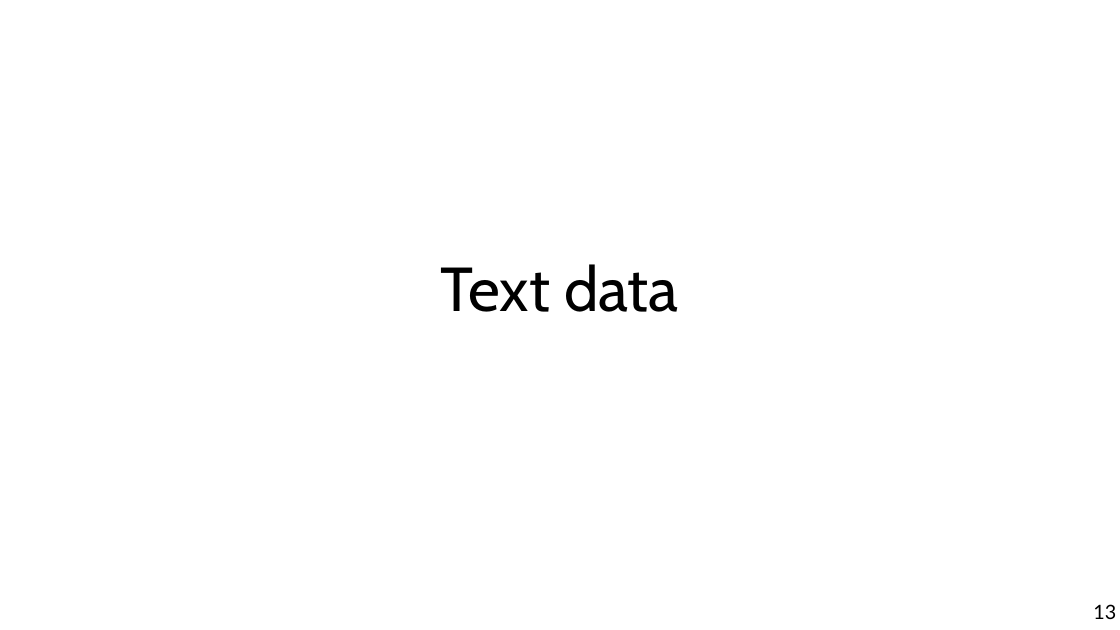
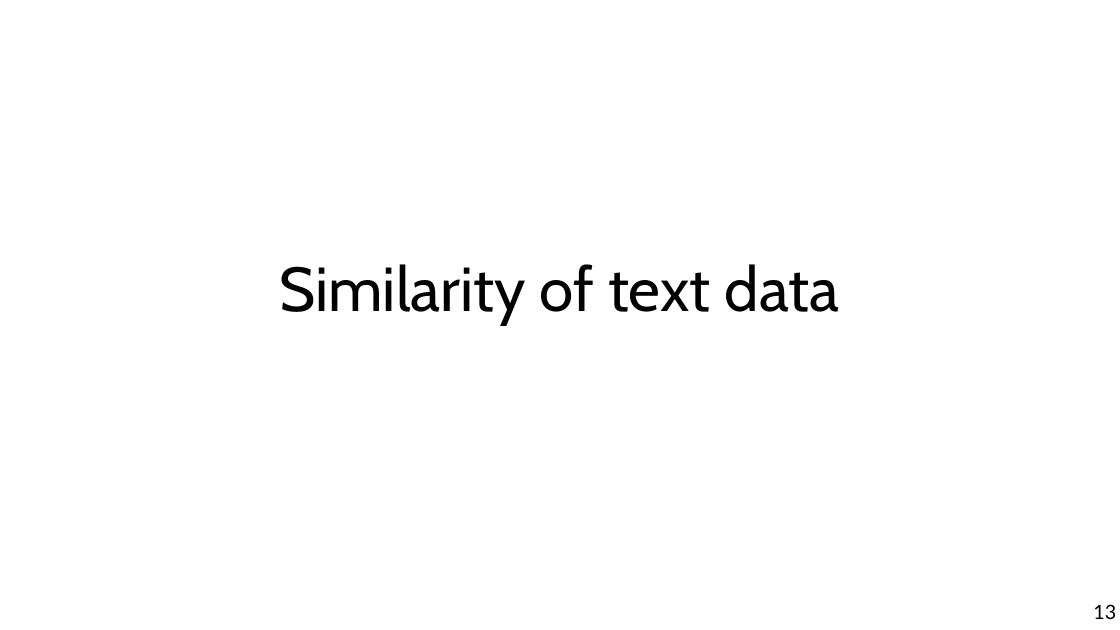
Before and after one commit to chatox/data-mining-course, a slide deck: slide 13 of theory/odp/tt07_sim_beyond_numerical.odp. Drawn at 1120x630 pixels with LibreOffice and Linux fonts; fonts in the diff are those of the drawing. Boxes give left, top, right and bottom in pixels: in the first picture for what was removed or moved away, otherwise in the second. Text is boxed around its words. In the diff, an @@ line names an element or a change of style, - is before the commit and + after.

```diff
--- a/theory/odp/tt07_sim_beyond_numerical.odp
+++ b/theory/odp/tt07_sim_beyond_numerical.odp
@@ title at box(279, 264, 839, 324): text changed @@
-Text data
+Similarity of text data
```
Also in this commit, not shown: 15 other slides changed, 2 slides added, 1 other file.
